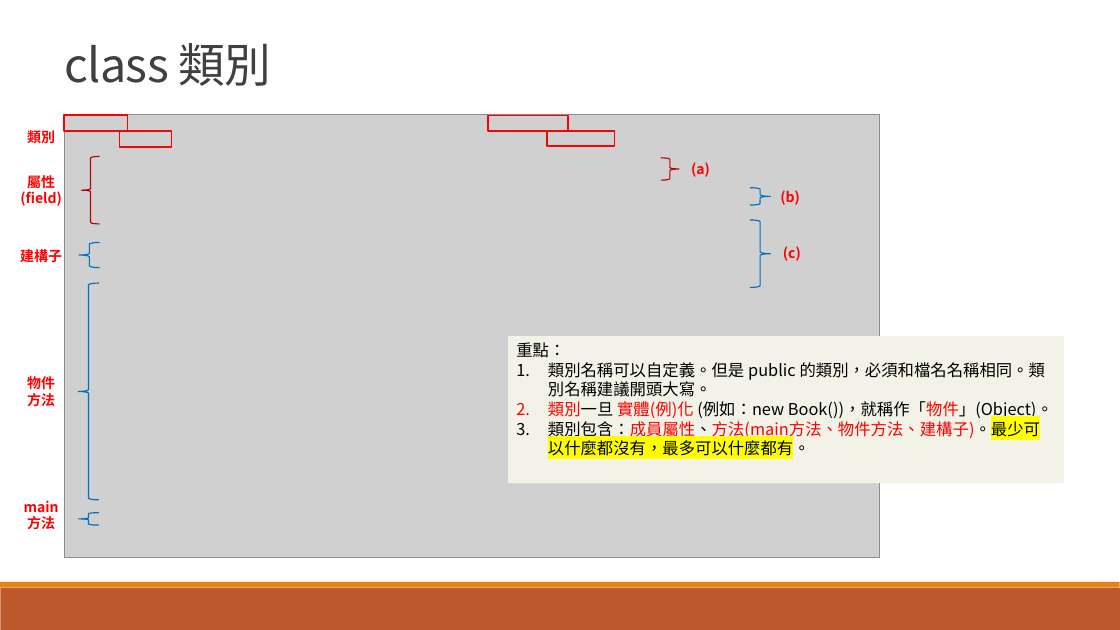
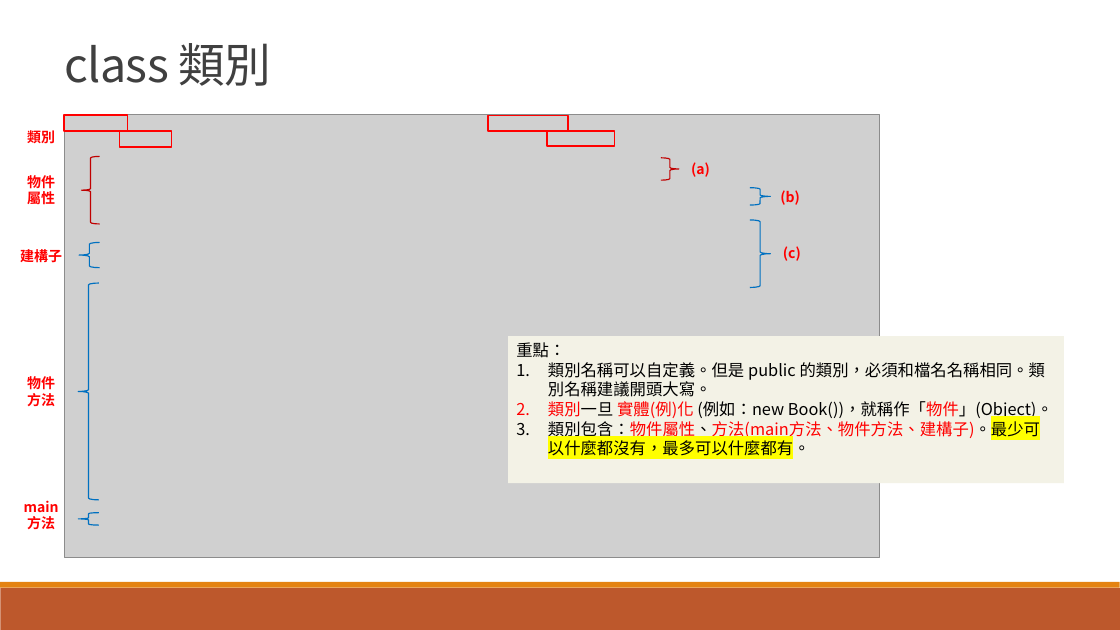
Before and after one commit to aweit-zhu/aweit-share, a slide deck: slide 2 of Java 相關/Java Class 簡介.pptx. Drawn at 1120x630 pixels with LibreOffice and Linux fonts; fonts in the diff are those of the drawing; grey boxes stand for pictures. Boxes give left, top, right and bottom in pixels: in the first picture for what was removed or moved away, otherwise in the second. Text is boxed around its words. In the diff, an @@ line names an element or a change of style, - is before the commit and + after.

```diff
--- a/Java 相關/Java Class 簡介.pptx
+++ b/Java 相關/Java Class 簡介.pptx
@@ text at [27,175,55,208]: text changed @@
-屬性(field)
+物件
+屬性
@@ text in rectangle at [548,418,1040,460]: text changed @@
-3. 類別包含：成員屬性、方法(main方法、物件方法、建構子)。最少可以什麼都沒有，最多可以什麼都有。
+3. 類別包含：物件屬性、方法(main方法、物件方法、建構子)。最少可以什麼都沒有，最多可以什麼都有。
```
Also in this commit, not shown: 2 slides added, 3 other files.
